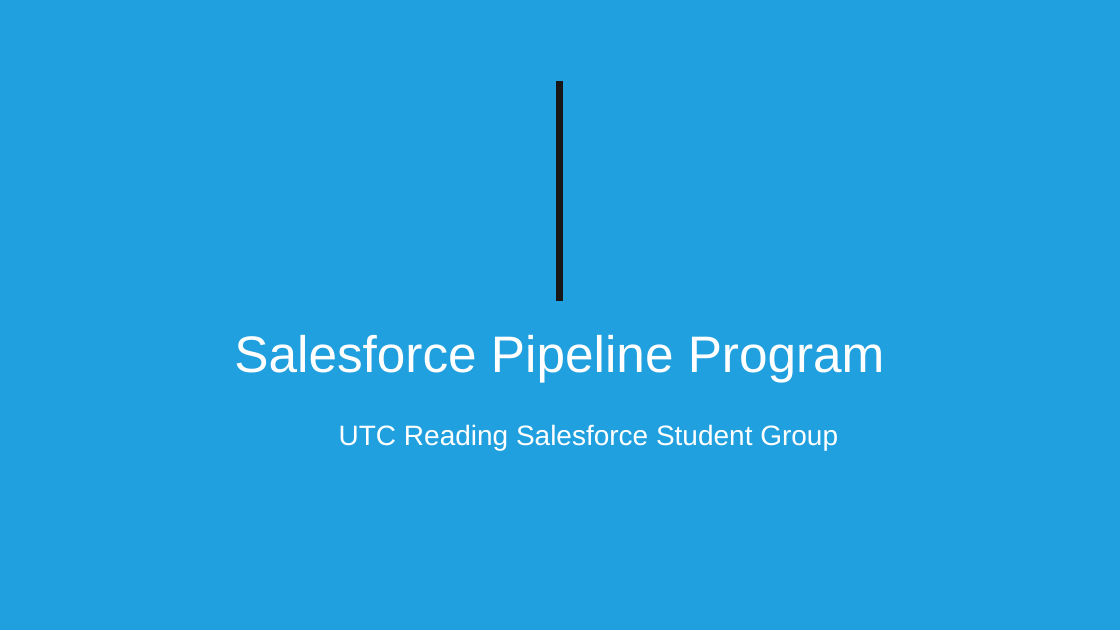
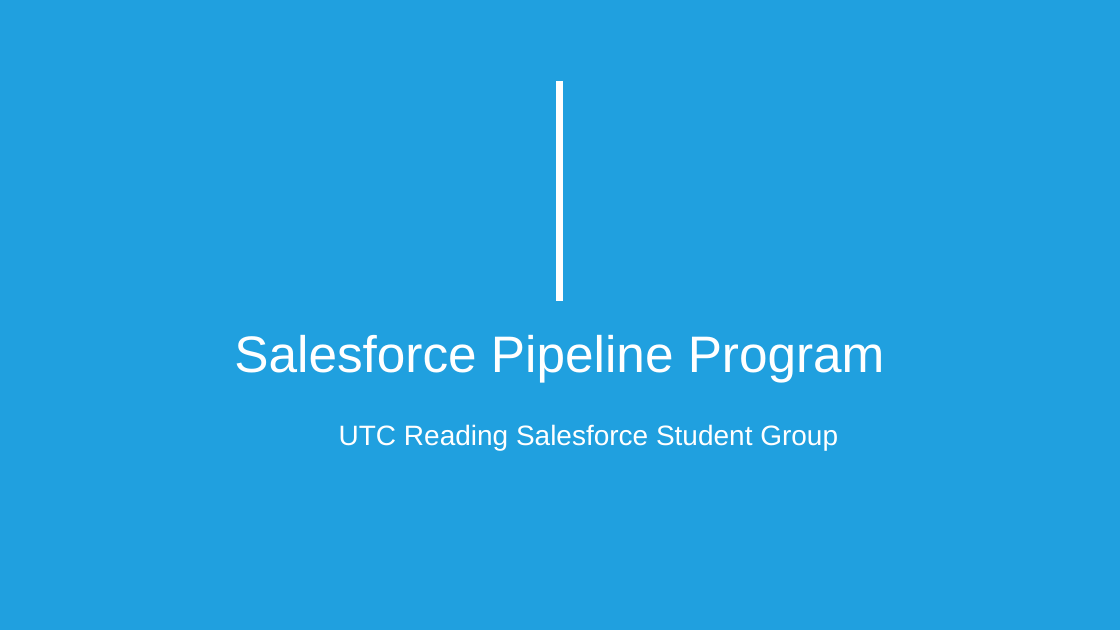
Before and after one commit to UTC-Reading-Salesforce-Student-Group/Salesforce-Introduction-Session, a slide deck: slide 1 of Documents/Salesforce Intro.pptx. Drawn at 1120x630 pixels with LibreOffice and Linux fonts; fonts in the diff are those of the drawing; background and template pictures are left out. Boxes give left, top, right and bottom in pixels: in the first picture for what was removed or moved away, otherwise in the second. Text is boxed around its words. In the diff, an @@ line names an element or a change of style, - is before the commit and + after.

```diff
--- a/Documents/Salesforce Intro.pptx
+++ b/Documents/Salesforce Intro.pptx
@@ line (560, 81) - (560, 301): stroke #181717 6 pt to #FFFFFF 6 pt @@
```
Also in this commit, not shown: 6 other slides changed, 2 slides added, 1 slide removed.
